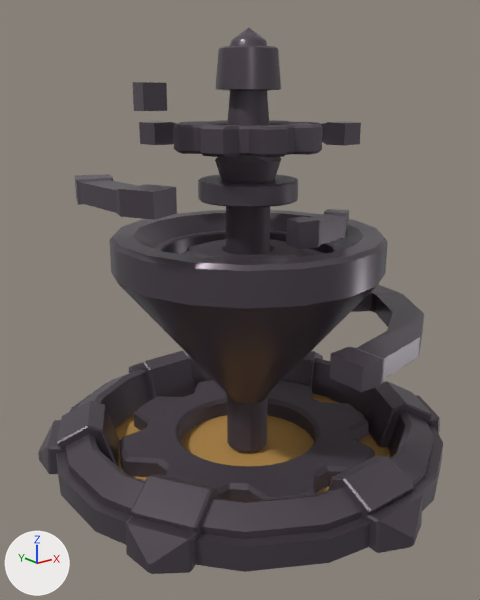
An edit to the FBX model Assets/Towers/Slow Tower/Models/SlowTower_LevelB3.fbx, drawn before and after from the same camera.
The view is the same before and after, from a 50 mm lens placed at (-0.94, -1.144, 0.843), pointed at (-0.028, -0.004, 0.387). Arrows for +X, +Y and +Z are at lower left; the lights stay in place.

Objects in the first picture: 'Base Gear.005', 'Level B3 Base', 'Ruin 1', 'Ruin 2', 'Ruin 3', 'Ruin 4', 'Ruin 5', 'Top Turret Gear', 'Turret', 'Turret Gear'.
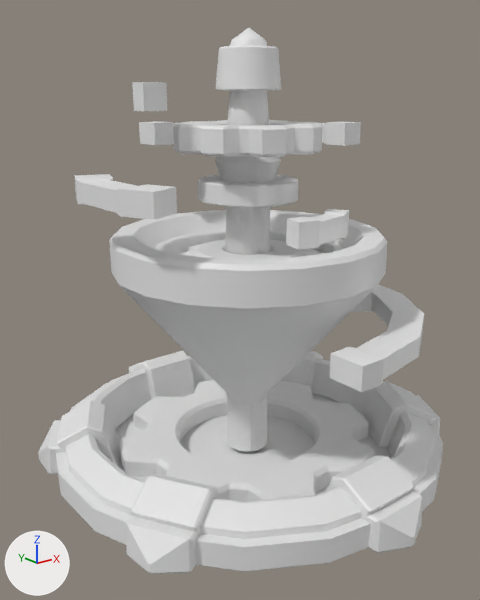
Where the newer file only moved an object's origin or applied its transform, the numbers keep the older frame.

Edits to the scene script, one JSON object a line:
```json
{"block": "me_cylinder_043", "where": "me_cylinder_043.from_pydata(...)  # 24 vertices, 22 faces; spans x -0.243..-0.108, y 0.02..0.201, z 0.806..0.861"}
{"op": "remove", "block": "me_cylinder_043", "code": "me_cylinder_043.materials.append(mat_framing)  # dark grey #5a515a"}
{"block": "me_cylinder_022", "where": "me_cylinder_022.from_pydata(...)  # 24 vertices, 22 faces; spans x -0.369..-0.273, y -0.154..0.15, z 0.63..0.68"}
{"op": "remove", "block": "me_cylinder_022", "code": "me_cylinder_022.materials.append(mat_framing)  # dark grey #5a515a"}
{"block": "me_cylinder_072", "where": "me_cylinder_072.from_pydata(...)  # 240 vertices, 240 faces; spans x -0.182..0.182, y -0.19..0.193, z 0.384..0.503"}
{"op": "remove", "block": "me_cylinder_072", "code": "me_cylinder_072.materials.append(mat_machinery)  # dark grey #5a515a"}
{"block": "me_cylinder_068", "where": "me_cylinder_068.from_pydata(...)  # 305 vertices, 304 faces; spans x -0.111..0.111, y -0.11..0.112, z 0.011..0.97"}
{"block": "me_cylinder_068", "where": "# used by ob_turret; location = (0.0, 0.0, 0.0)"}
{"block": "me_cylinder_068", "change": "me_cylinder_068 part 3: all 256 faces that had it switch from mat_framing (dark grey #5a515a) to no material"}
{"block": "me_cylinder_068", "change": "me_cylinder_068 part 4: all 48 faces that had it switch from mat_machinery (dark grey #5a515a) to no material"}
{"block": "me_cylinder_070", "where": "me_cylinder_070.from_pydata(...)  # 48 vertices, 48 faces; spans x -0.063..0.403, y -0.408..0.238, z 0.311..0.369"}
{"op": "remove", "block": "me_cylinder_070", "code": "me_cylinder_070.materials.append(mat_framing)  # dark grey #5a515a"}
{"block": "me_cylinder_029", "where": "me_cylinder_029.from_pydata(...)  # 50 vertices, 48 faces; spans x -0.094..0.312, y -0.046..0.306, z 0.722..0.774"}
{"op": "remove", "block": "me_cylinder_029", "code": "me_cylinder_029.materials.append(mat_framing)  # dark grey #5a515a"}
{"block": "me_cylinder_069", "where": "me_cylinder_069.from_pydata(...)  # 360 vertices, 360 faces; spans x -0.158..0.158, y -0.157..0.159, z 0.721..0.779"}
{"op": "remove", "block": "me_cylinder_069", "code": "me_cylinder_069.materials.append(mat_machinery)  # dark grey #5a515a"}
{"block": "me_cylinder_073", "where": "me_cylinder_073.from_pydata(...)  # 240 vertices, 240 faces; spans x -0.307..0.307, y -0.305..0.308, z -0.063..0.049"}
{"op": "remove", "block": "me_cylinder_073", "code": "me_cylinder_073.materials.append(mat_machinery)  # dark grey #5a515a"}
{"block": "me_cylinder_015", "where": "me_cylinder_015.from_pydata(...)  # 765 vertices, 687 faces; spans x -0.459..0.459, y -0.504..0.504, z 0.001..0.541"}
{"block": "me_cylinder_015", "where": "# used by ob_level_b3_base; location = (0.0, 0.0, 0.0)"}
{"block": "me_cylinder_015", "change": "me_cylinder_015 part 1: all 679 faces that had it switch from mat_framing (dark grey #5a515a) to no material"}
{"block": "me_cylinder_015", "change": "me_cylinder_015 part 2: all 8 faces that had it switch from mat_goo (orange #b98e4a) to no material"}
{"block": "me_cylinder_027", "where": "me_cylinder_027.from_pydata(...)  # 24 vertices, 22 faces; spans x -0.051..0.131, y -0.227..-0.143, z 0.547..0.602"}
{"op": "remove", "block": "me_cylinder_027", "code": "me_cylinder_027.materials.append(mat_framing)  # dark grey #5a515a"}
```

Pixel boxes (x1, y1, x2, y2) of what changed, in the pictures (480 x 600 px):
```json
{"object": "Base Gear.005", "change": "recoloured", "before": [119, 380, 375, 502], "after": [119, 380, 375, 502]}
{"object": "Ruin 1", "change": "recoloured", "before": [330, 285, 424, 392], "after": [330, 285, 424, 392], "on screen": "grey to white"}
{"object": "Top Turret Gear", "change": "recoloured", "before": [173, 120, 323, 157], "after": [173, 120, 323, 157]}
{"object": "Ruin 3", "change": "recoloured", "before": [74, 174, 177, 220], "after": [74, 174, 177, 220]}
{"object": "Ruin 2", "change": "recoloured", "before": [286, 209, 349, 249], "after": [286, 209, 349, 249]}
{"object": "Ruin 4", "change": "recoloured", "before": [139, 121, 361, 146], "after": [139, 121, 361, 146]}
{"object": "Turret Gear", "change": "recoloured", "before": [180, 239, 324, 259], "after": [180, 239, 324, 259]}
{"object": "Ruin 5", "change": "recoloured", "before": [132, 82, 167, 111], "after": [132, 82, 167, 111]}
{"part": 1, "of": "me_cylinder_015", "change": "recoloured", "before": [38, 210, 443, 574], "after": [38, 210, 443, 574], "on screen": "grey to white"}
{"part": 2, "of": "me_cylinder_015", "change": "recoloured", "before": [115, 393, 392, 494], "after": [115, 393, 392, 494]}
{"part": 3, "of": "me_cylinder_068", "change": "recoloured", "before": [198, 28, 298, 207], "after": [198, 28, 298, 207]}
{"part": 4, "of": "me_cylinder_068", "change": "recoloured", "before": [215, 91, 281, 452], "after": [215, 91, 281, 452]}
```
